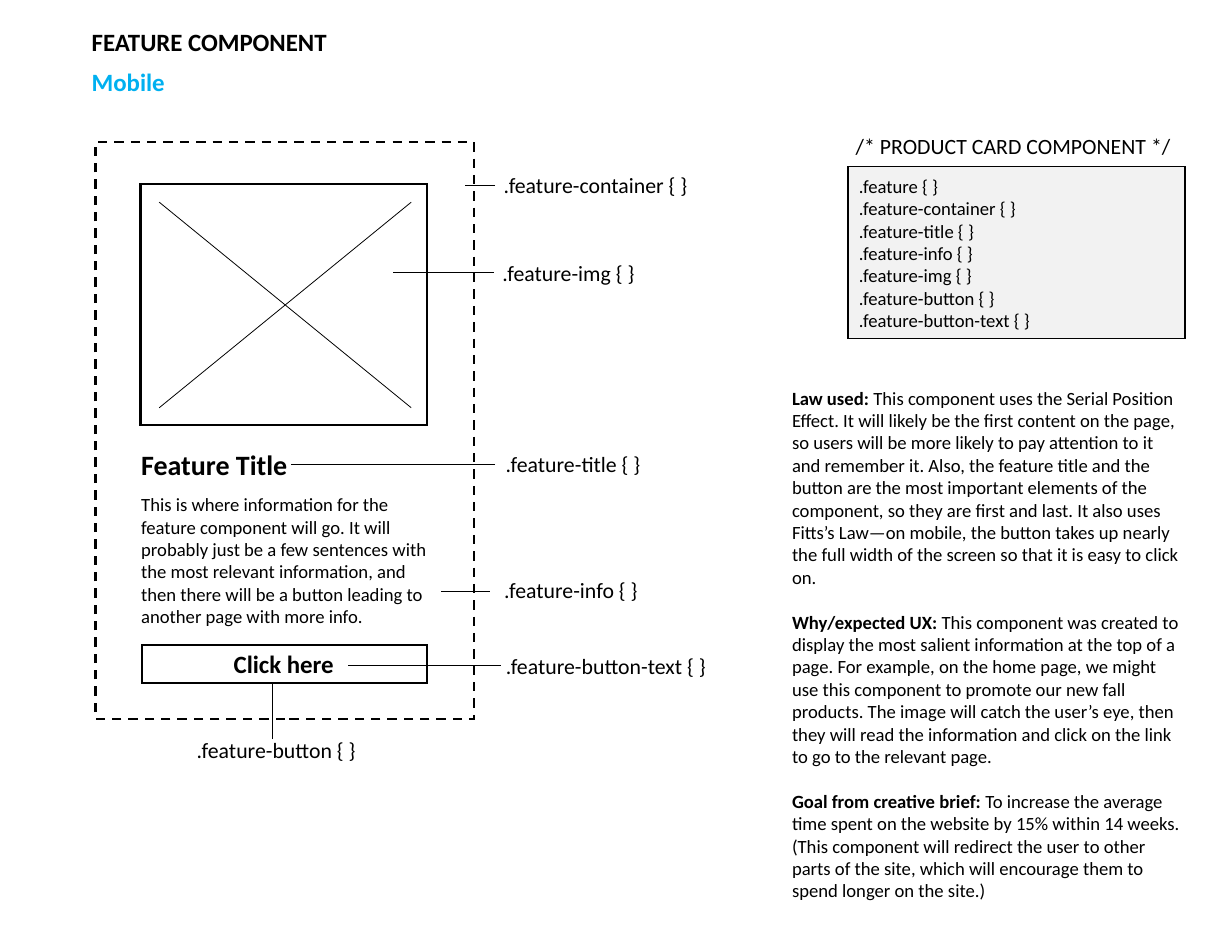
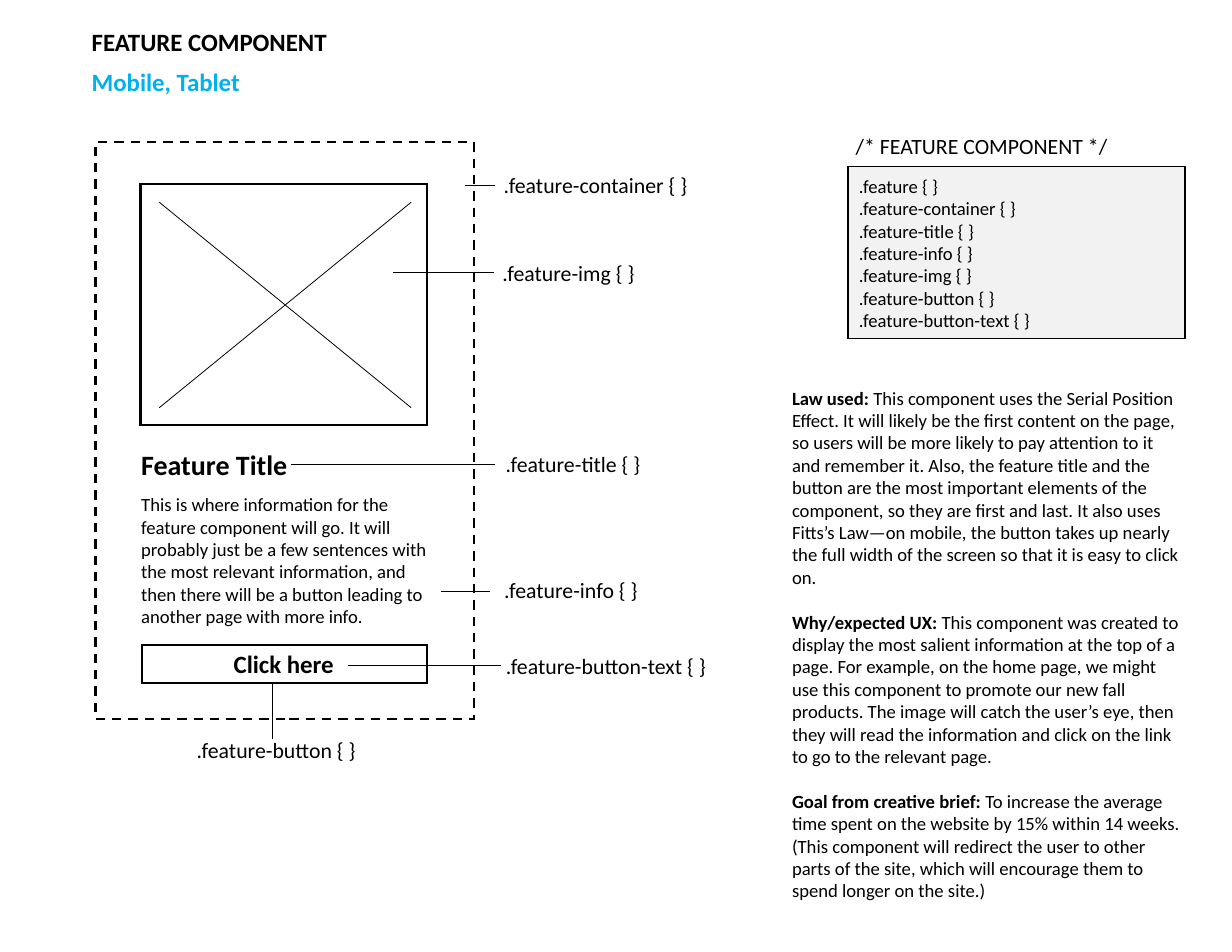
Before and after one commit to ccmcd2/c-and-w-antiques, a slide deck: slide 5 of documents/component design.pptx. Drawn at 1232x952 pixels with LibreOffice and Linux fonts; fonts in the diff are those of the drawing. Boxes give left, top, right and bottom in pixels: in the first picture for what was removed or moved away, otherwise in the second. Text is boxed around its words. In the diff, an @@ line names an element or a change of style, - is before the commit and + after.

```diff
--- a/documents/component design.pptx
+++ b/documents/component design.pptx
@@ text at [92, 73, 240, 94]: text changed @@
-Mobile
+Mobile, Tablet
@@ text at [880, 140, 1083, 154]: text changed @@
-/* PRODUCT CARD COMPONENT */
+/* FEATURE COMPONENT */
```
Also in this commit, not shown: 2 other slides changed, 3 other files.
